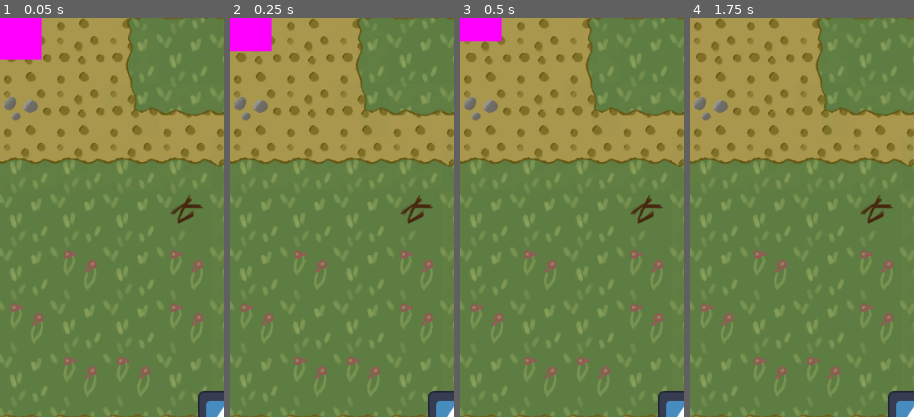
Above: before the commit, frames 1-4 (left to right).
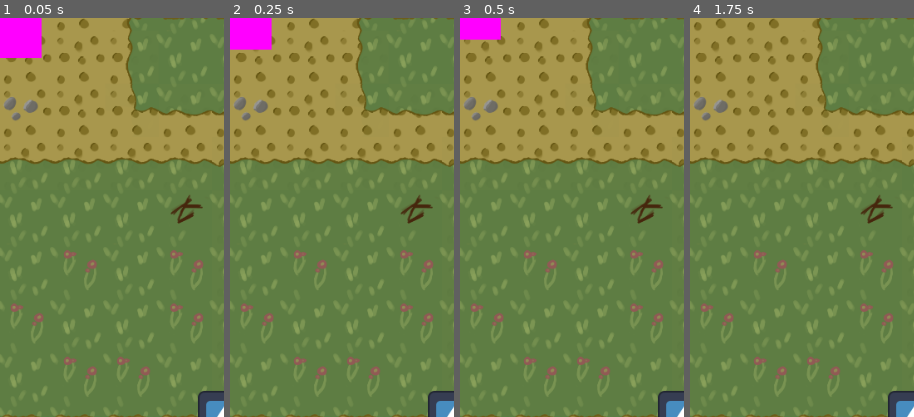
Above: after the commit, the same moments.

Repository: Solidwave/snowdragon
Game: Godot game, scene res://Scenes/Main/Main.tscn
The game is run twice, just before and just after one commit, with the same random seed, the same clock (stepped at 60 frames per second) and the same inputs. The engine's default icon, where the game draws it, is replaced by a stand-in: a white triangle on a blue panel in a dark square.
Inputs (mouse positions are % of the whole screen's width and height, from its top left):
- Up to frame 1 (0.05 s): no input
- Up to frame 2 (0.25 s): no input
- Up to frame 3 (0.5 s): no input
- Up to frame 4 (1.75 s): click (50, 79) at 0.5 s; click (50, 79) at 1.25 s
The pictures show only the part of the screen within x 0-50%, y 0-50%; the shares and areas given below are measured in that part.

The runs differ from the first frame. In frame 1, less than 0.1% of the frame differs, in the area x 0-19%, y 10-11%; in frame 2, 0.1%; in frame 3, 0.2%, in the area x 0-19%, y 0-7%; in frame 4, nothing differs.

Commit message:
feats: adds health and hitbox components

Diff:
--- a/Scenes/Enemy/Enemy.tscn
+++ b/Scenes/Enemy/Enemy.tscn
@@ -1,17 +1,23 @@
-[gd_scene load_steps=7 format=3 uid="uid://dxsft1bnlaypf"]
+[gd_scene load_steps=10 format=3 uid="uid://dxsft1bnlaypf"]
 
 [ext_resource type="Script" path="res://Scenes/Enemy/Enemy.gd" id="1_sgd0a"]
 [ext_resource type="Script" path="res://Scenes/Enemy/EnemyIdle.gd" id="2_f6odf"]
-[ext_resource type="Script" path="res://Scenes/Enemy/StateMachine.gd" id="2_so16n"]
+[ext_resource type="PackedScene" uid="uid://ncl1cayaqixr" path="res://Scenes/StateMachine/state_machine.tscn" id="4_3wtv5"]
 [ext_resource type="Script" path="res://Scenes/Enemy/EnemyChase.gd" id="4_18nnc"]
+[ext_resource type="PackedScene" uid="uid://b57lwrkefkde8" path="res://Scenes/HealthComponent/health_component.tscn" id="5_851v2"]
+[ext_resource type="PackedScene" uid="uid://b16avkxc6mjru" path="res://Scenes/HitboxComponent/hit_box_component.tscn" id="6_dhfle"]
 
 [sub_resource type="PlaceholderTexture2D" id="PlaceholderTexture2D_6xvf8"]
 
 [sub_resource type="RectangleShape2D" id="RectangleShape2D_nh12v"]
 size = Vector2(10.1, 10)
 
-[node name="Enemy" type="CharacterBody2D"]
+[sub_resource type="RectangleShape2D" id="RectangleShape2D_fktwi"]
+size = Vector2(10.2, 10)
+
+[node name="Enemy" type="CharacterBody2D" groups=["Enemy"]]
 scale = Vector2(10, 10)
+platform_floor_layers = 4294967294
 script = ExtResource("1_sgd0a")
 
 [node name="Sprite2D" type="Sprite2D" parent="."]
@@ -22,9 +28,16 @@
 position = Vector2(0.0499996, 1.90735e-07)
 shape = SubResource("RectangleShape2D_nh12v")
 
-[node name="StateMachine" type="Node" parent="." node_paths=PackedStringArray("initialState")]
-script = ExtResource("2_so16n")
-initialState = NodePath("Chase")
+[node name="HealthComponent" parent="." instance=ExtResource("5_851v2")]
+
+[node name="HitboxComponent" parent="." groups=["Enemy"] instance=ExtResource("6_dhfle")]
+
+[node name="CollisionShape2D2" type="CollisionShape2D" parent="HitboxComponent"]
+position = Vector2(0.0999996, -5.72204e-07)
+shape = SubResource("RectangleShape2D_fktwi")
+
+[node name="StateMachine" parent="." node_paths=PackedStringArray("initialState") instance=ExtResource("4_3wtv5")]
+initialState = NodePath("Idle")
 
 [node name="Idle" type="Node" parent="StateMachine" node_paths=PackedStringArray("enemy")]
 script = ExtResource("2_f6odf")
--- /dev/null
+++ b/Scenes/HealthComponent/HealthComponent.gd
@@ -0,0 +1,17 @@
+extends Node2D
+
+class_name HealthComponent
+
+@export var maxHealth := 10
+
+var health : float
+
+
+func _ready():
+	health = maxHealth
+
+func damage(attack: Attack):
+	health = health - attack.damage
+
+	if health <= 0:
+		get_parent().queue_free()
--- /dev/null
+++ b/Scenes/HealthComponent/health_component.tscn
@@ -0,0 +1,6 @@
+[gd_scene load_steps=2 format=3 uid="uid://b57lwrkefkde8"]
+
+[ext_resource type="Script" path="res://Scenes/HealthComponent/HealthComponent.gd" id="1_kiajx"]
+
+[node name="HealthComponent" type="Node2D"]
+script = ExtResource("1_kiajx")
--- /dev/null
+++ b/Scenes/HitboxComponent/HitBoxComponent.gd
@@ -0,0 +1,9 @@
+extends Area2D
+
+class_name HitboxComponent
+
+@export var health_component : HealthComponent
+
+func damage(attack: Attack):
+	if health_component:
+		health_component.damage(attack)
--- /dev/null
+++ b/Scenes/HitboxComponent/hit_box_component.tscn
@@ -0,0 +1,6 @@
+[gd_scene load_steps=2 format=3 uid="uid://b16avkxc6mjru"]
+
+[ext_resource type="Script" path="res://Scenes/HitboxComponent/HitBoxComponent.gd" id="1_5s081"]
+
+[node name="HitBoxComponent" type="Area2D"]
+script = ExtResource("1_5s081")
--- a/Scenes/Joystick/Joystick.gd
+++ b/Scenes/Joystick/Joystick.gd
@@ -1,4 +1,4 @@
 extends Node2D
 
 
-var posVector: Vector2
+var posVector: Vector2 = Vector2.ZERO
--- a/Scenes/Main/Main.tscn
+++ b/Scenes/Main/Main.tscn
@@ -11,4 +11,5 @@
 
 [node name="Enemy" parent="." instance=ExtResource("3_72nrt")]
 
-[node name="Player" parent="." groups=["Player"] instance=ExtResource("1_0kp0s")]
+[node name="Player" parent="." instance=ExtResource("1_0kp0s")]
+speed = 300
--- a/Scenes/Player/Player.gd
+++ b/Scenes/Player/Player.gd
@@ -3,6 +3,8 @@
 @export var joystick : Node2D
 
 @export var speed = 300
+
+
 
 func _physics_process(delta):
 	var direction = joystick.posVector
--- a/Scenes/Player/Player.tscn
+++ b/Scenes/Player/Player.tscn
@@ -1,10 +1,16 @@
-[gd_scene load_steps=5 format=3 uid="uid://bffvn3ulcjrlc"]
+[gd_scene load_steps=9 format=3 uid="uid://bffvn3ulcjrlc"]
 
 [ext_resource type="Script" path="res://Scenes/Player/Player.gd" id="1_0kf8f"]
 [ext_resource type="Texture2D" uid="uid://db83ugra0srar" path="res://icon.svg" id="2_ajv2h"]
 [ext_resource type="PackedScene" uid="uid://b3h544mgpoegf" path="res://Scenes/Joystick/Joystick.tscn" id="3_w4dpy"]
+[ext_resource type="Script" path="res://Scenes/HealthComponent/HealthComponent.gd" id="4_qyxpy"]
+[ext_resource type="Script" path="res://Scenes/HitboxComponent/HitBoxComponent.gd" id="5_e4mg6"]
+[ext_resource type="PackedScene" uid="uid://bkvm4iielmrsg" path="res://Scenes/Weapon/weapon.tscn" id="6_abhhd"]
 
 [sub_resource type="RectangleShape2D" id="RectangleShape2D_nias7"]
+size = Vector2(6.4, 6.4)
+
+[sub_resource type="RectangleShape2D" id="RectangleShape2D_aflk8"]
 size = Vector2(6.4, 6.4)
 
 [node name="Player" type="CharacterBody2D" node_paths=PackedStringArray("joystick") groups=["Player"]]
@@ -20,9 +26,20 @@
 [node name="CollisionShape2D" type="CollisionShape2D" parent="."]
 shape = SubResource("RectangleShape2D_nias7")
 
+[node name="HealthComponent" type="Node2D" parent="."]
+script = ExtResource("4_qyxpy")
+
+[node name="HitboxComponent" type="Area2D" parent="."]
+script = ExtResource("5_e4mg6")
+
+[node name="CollisionShape2D" type="CollisionShape2D" parent="HitboxComponent"]
+shape = SubResource("RectangleShape2D_aflk8")
+
 [node name="Camera2D" type="Camera2D" parent="."]
 scale = Vector2(0.1, 0.1)
 
 [node name="Joystick" parent="Camera2D" instance=ExtResource("3_w4dpy")]
 position = Vector2(0, 280)
 scale = Vector2(0.7, 0.7)
+
+[node name="Weapon" parent="." instance=ExtResource("6_abhhd")]
--- /dev/null
+++ b/Scenes/StateMachine/state_machine.tscn
@@ -0,0 +1,7 @@
+[gd_scene load_steps=2 format=3 uid="uid://ncl1cayaqixr"]
+
+[ext_resource type="Script" path="res://Scripts/State/StateMachine.gd" id="1_y3jr4"]
+
+[node name="StateMachine2" type="Node" node_paths=PackedStringArray("initialState")]
+script = ExtResource("1_y3jr4")
+initialState = NodePath("")
--- /dev/null
+++ b/Scenes/Weapon/Attacking.gd
@@ -0,0 +1,20 @@
+extends State
+@onready var animation_player = $"../../AnimationPlayer"
+@onready var weapon = $"../.."
+
+@onready var targeting_area = $"../../TargetingArea"
+
+func Enter():
+	print("entered weapon attack")
+	animation_player.play("attack")
+
+func Update(delta):
+	if weapon.target == null:
+		Transitioned.emit(self, "weaponidle")
+
+
+
+
+func _on_targeting_area_area_exited(area):
+	if area == weapon.target:
+		Transitioned.emit(self, "weaponidle")
--- /dev/null
+++ b/Scenes/Weapon/WeaponIdle.gd
@@ -0,0 +1,24 @@
+extends State
+
+@onready var animation_player = $"../../AnimationPlayer"
+
+@onready var targeting_area = $"../../TargetingArea"
+@onready var weapon : Weapon = $"../.."
+
+
+
+func Enter():
+	print("entered weapon idle")
+	animation_player.stop()
+	targeting_area.monitoring = true
+
+func Exit():
+	print("exiting weapon idle")
+	targeting_area.monitoring = false
+
+
+func _on_targeting_area_area_entered(area):
+	if 	area is HitboxComponent and area.is_in_group(weapon.targetGroup):
+		weapon.target = area
+
+		Transitioned.emit(self, "weaponattacking")
--- /dev/null
+++ b/Scenes/Weapon/weapon.gd
@@ -0,0 +1,21 @@
+extends Area2D
+
+class_name Weapon
+
+@onready var targeting_area = $TargetingArea
+
+@export var targetGroup := 'Enemy'
+
+@export var damage := 10
+@export var knockBack := 10
+
+@onready var animation_player = $AnimationPlayer
+
+var target : Area2D
+
+var attack : Attack
+
+func _ready():
+	attack = Attack.new(damage, knockBack, Vector2.ZERO)
+func playAttack():
+	animation_player.play('attack')
--- /dev/null
+++ b/Scenes/Weapon/weapon.tscn
@@ -0,0 +1,135 @@
+[gd_scene load_steps=11 format=3 uid="uid://bkvm4iielmrsg"]
+
+[ext_resource type="Script" path="res://Scenes/Weapon/weapon.gd" id="1_y4ykj"]
+[ext_resource type="Script" path="res://Scripts/State/StateMachine.gd" id="2_j4hw2"]
+[ext_resource type="Script" path="res://Scenes/Weapon/WeaponIdle.gd" id="3_w2yh2"]
+[ext_resource type="Script" path="res://Scenes/Weapon/Attacking.gd" id="4_ilhi6"]
+
+[sub_resource type="PlaceholderTexture2D" id="PlaceholderTexture2D_u8v4i"]
+
+[sub_resource type="RectangleShape2D" id="RectangleShape2D_i4fus"]
+size = Vector2(1, 5.40001)
+
+[sub_resource type="Animation" id="Animation_nk8wp"]
+length = 0.001
+tracks/0/type = "value"
+tracks/0/imported = false
+tracks/0/enabled = true
+tracks/0/path = NodePath(".:rotation")
+tracks/0/interp = 1
+tracks/0/loop_wrap = true
+tracks/0/keys = {
+"times": PackedFloat32Array(0),
+"transitions": PackedFloat32Array(1),
+"update": 0,
+"values": [0.705113]
+}
+tracks/1/type = "value"
+tracks/1/imported = false
+tracks/1/enabled = true
+tracks/1/path = NodePath("WeaponSprite:visible")
+tracks/1/interp = 1
+tracks/1/loop_wrap = true
+tracks/1/keys = {
+"times": PackedFloat32Array(0),
+"transitions": PackedFloat32Array(1),
+"update": 1,
+"values": [false]
+}
+tracks/2/type = "value"
+tracks/2/imported = false
+tracks/2/enabled = true
+tracks/2/path = NodePath(".:monitoring")
+tracks/2/interp = 1
+tracks/2/loop_wrap = true
+tracks/2/keys = {
+"times": PackedFloat32Array(0),
+"transitions": PackedFloat32Array(1),
+"update": 1,
+"values": [true]
+}
+
+[sub_resource type="Animation" id="Animation_3i35q"]
+resource_name = "attack"
+length = 0.5
+tracks/0/type = "value"
+tracks/0/imported = false
+tracks/0/enabled = true
+tracks/0/path = NodePath(".:rotation")
+tracks/0/interp = 1
+tracks/0/loop_wrap = false
+tracks/0/keys = {
+"times": PackedFloat32Array(0, 0.5),
+"transitions": PackedFloat32Array(1, 1),
+"update": 0,
+"values": [0.698132, -0.698132]
+}
+tracks/1/type = "value"
+tracks/1/imported = false
+tracks/1/enabled = true
+tracks/1/path = NodePath("WeaponSprite:visible")
+tracks/1/interp = 1
+tracks/1/loop_wrap = true
+tracks/1/keys = {
+"times": PackedFloat32Array(0, 0.5),
+"transitions": PackedFloat32Array(1, 1),
+"update": 1,
+"values": [true, false]
+}
+tracks/2/type = "value"
+tracks/2/imported = false
+tracks/2/enabled = true
+tracks/2/path = NodePath(".:monitoring")
+tracks/2/interp = 1
+tracks/2/loop_wrap = true
+tracks/2/keys = {
+"times": PackedFloat32Array(0, 0.5),
+"transitions": PackedFloat32Array(1, 1),
+"update": 1,
+"values": [true, false]
+}
+
+[sub_resource type="AnimationLibrary" id="AnimationLibrary_i8kf0"]
+_data = {
+"RESET": SubResource("Animation_nk8wp"),
+"attack": SubResource("Animation_3i35q")
+}
+
+[sub_resource type="CircleShape2D" id="CircleShape2D_y5ty3"]
+
+[node name="Weapon" type="Area2D"]
+rotation = 0.705113
+script = ExtResource("1_y4ykj")
+
+[node name="WeaponSprite" type="Sprite2D" parent="."]
+visible = false
+position = Vector2(-0.1, -7.1)
+scale = Vector2(1, 5.4)
+texture = SubResource("PlaceholderTexture2D_u8v4i")
+
+[node name="CollisionShape2D" type="CollisionShape2D" parent="."]
+position = Vector2(-0.1, -7.1)
+shape = SubResource("RectangleShape2D_i4fus")
+
+[node name="AnimationPlayer" type="AnimationPlayer" parent="."]
+libraries = {
+"": SubResource("AnimationLibrary_i8kf0")
+}
+
+[node name="TargetingArea" type="Area2D" parent="."]
+
+[node name="CollisionShape2D" type="CollisionShape2D" parent="TargetingArea"]
+shape = SubResource("CircleShape2D_y5ty3")
+
+[node name="StateMachine" type="Node" parent="." node_paths=PackedStringArray("initialState")]
+script = ExtResource("2_j4hw2")
+initialState = NodePath("WeaponIdle")
+
+[node name="WeaponIdle" type="Node" parent="StateMachine"]
+script = ExtResource("3_w2yh2")
+
+[node name="WeaponAttacking" type="Node" parent="StateMachine"]
+script = ExtResource("4_ilhi6")
+
+[connection signal="area_entered" from="TargetingArea" to="StateMachine/WeaponIdle" method="_on_targeting_area_area_entered"]
+[connection signal="area_exited" from="TargetingArea" to="StateMachine/WeaponAttacking" method="_on_targeting_area_area_exited"]
--- /dev/null
+++ b/Scripts/Attack.gd
@@ -0,0 +1,13 @@
+class_name Attack
+
+var damage : float
+var knockbackForce : float
+var position : Vector2
+
+
+func _init(damage : float, knockbackForce: float, position: Vector2):
+	self.damage = damage
+
+	self.knockbackForce = knockbackForce
+
+	self.position = position
--- a/Scenes/Enemy/StateMachine.gd
+++ b/Scripts/State/StateMachine.gd
@@ -1,4 +1,6 @@
 extends Node
+
+class_name StateMachine
 
 @export var initialState : State
 
@@ -7,6 +9,7 @@
 var currentState : 	State
 
 func _ready():
+	print(get_children())
 	for child in get_children():
 		if child is State:
 			states[child.name.to_lower()] = child
